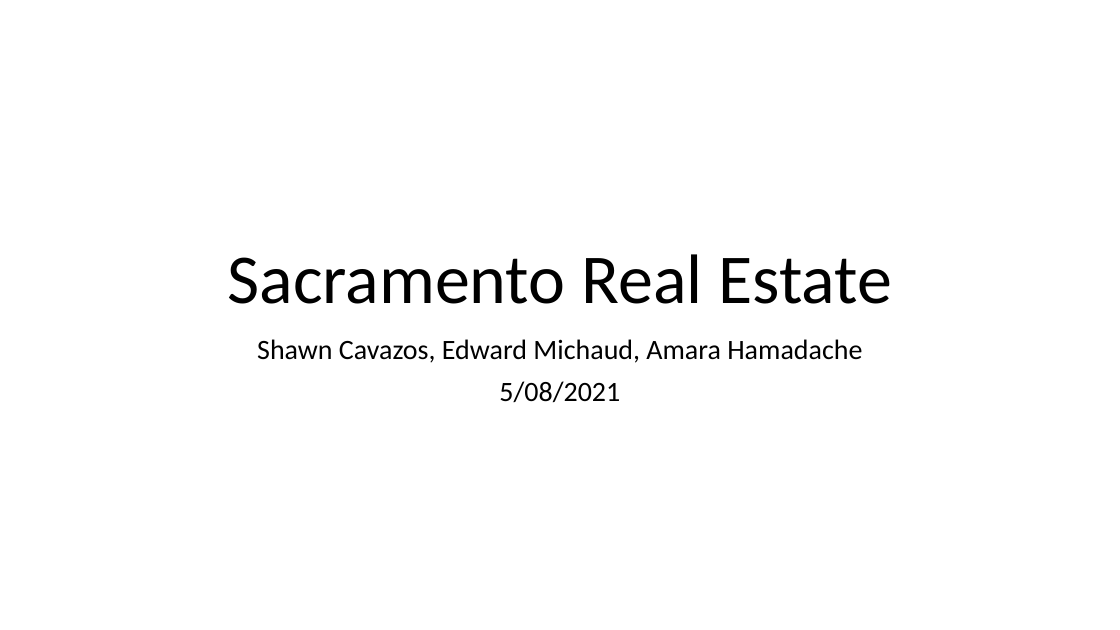
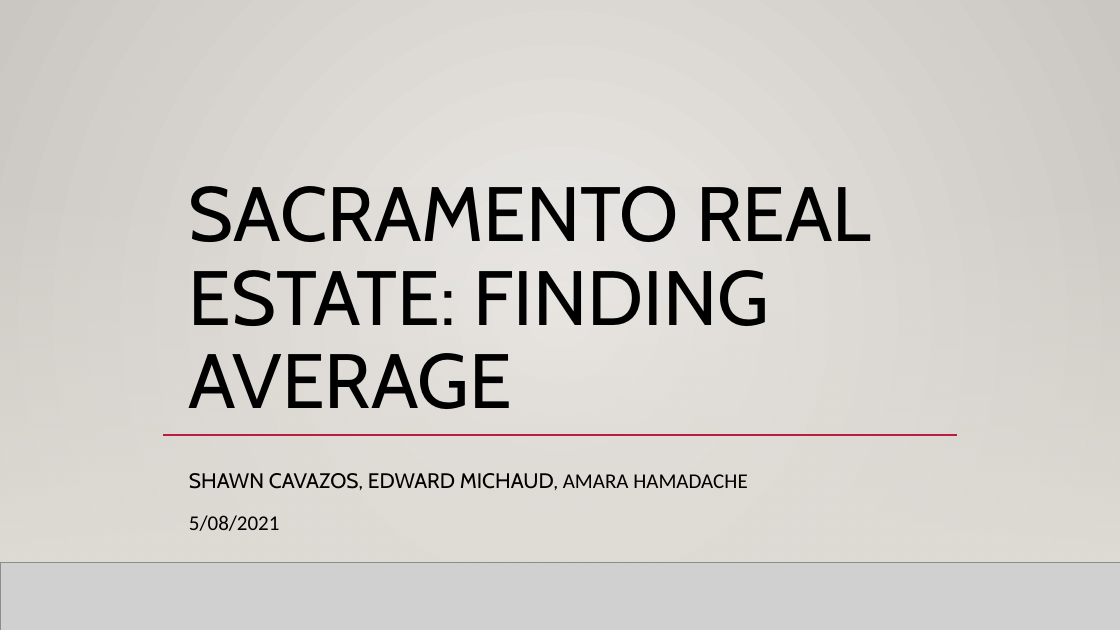
Before and after one commit to scavazos4/Project_One, a slide deck: slide 1 of Sacramento Real Estate.pptx. Drawn at 1120x630 pixels with LibreOffice and Linux fonts; fonts in the diff are those of the drawing; grey boxes stand for pictures; background and template pictures are left out. Boxes give left, top, right and bottom in pixels: in the first picture for what was removed or moved away, otherwise in the second. Text is boxed around its words. In the diff, an @@ line names an element or a change of style, - is before the commit and + after.

```diff
--- a/Sacramento Real Estate.pptx
+++ b/Sacramento Real Estate.pptx
@@ background picture (left out) to gradient #ECEAE7 to #CAC7C1 @@
@@ rectangle added at box(0, 0, 1120, 630), fill gradient #ECEAE7 to #CAC7C1 @@
@@ rectangle added at box(0, 186, 1120, 563), fill gradient #DFDBD5 @@
@@ rectangle added at box(0, 186, 1120, 563), fill gradient #DFDBD5 @@
@@ title at box(189, 186, 871, 409): text changed; size 60 to 66 pt; font Calibri to Cabin @@
-Sacramento Real Estate
+SACRAMENTO REAL ESTATE: FINDING AVERAGE
@@ line added from (222, 324) to (1016, 324), #B71E42 2.5 pt @@
@@ line added from (163, 435) to (958, 435), #B71E42 2.5 pt @@
@@ subtitle "SHAWN CAVAZOS, EDWARD MICHAUD, AMARA ...": place and size @@
-subtitle "SHAWN CAVAZOS, EDWARD MICHAUD, AMARA ..." at box(257, 339, 862, 403)
+subtitle "SHAWN CAVAZOS, EDWARD MICHAUD, AMARA ..." at box(189, 473, 747, 531)
@@ subtitle at box(189, 473, 747, 490): text changed; size 24 to 18 pt; font Calibri to Cabin @@
-Shawn Cavazos, Edward Michaud, Amara Hamadache
+SHAWN CAVAZOS, EDWARD MICHAUD, AMARA HAMADACHE
@@ subtitle at box(189, 515, 280, 531): size 24 to 18 pt in "5/08/2021"; alignment centre to left; line spacing 0.9 to 1.2 @@
@@ line added from (0, 563) to (1120, 563), #000001 1 pt @@
@@ picture added at box(0, 563, 1120, 630) @@
```
Also in this commit, not shown: 4 other slides changed, 10 slides added, 7 slides removed, 1 other file.
